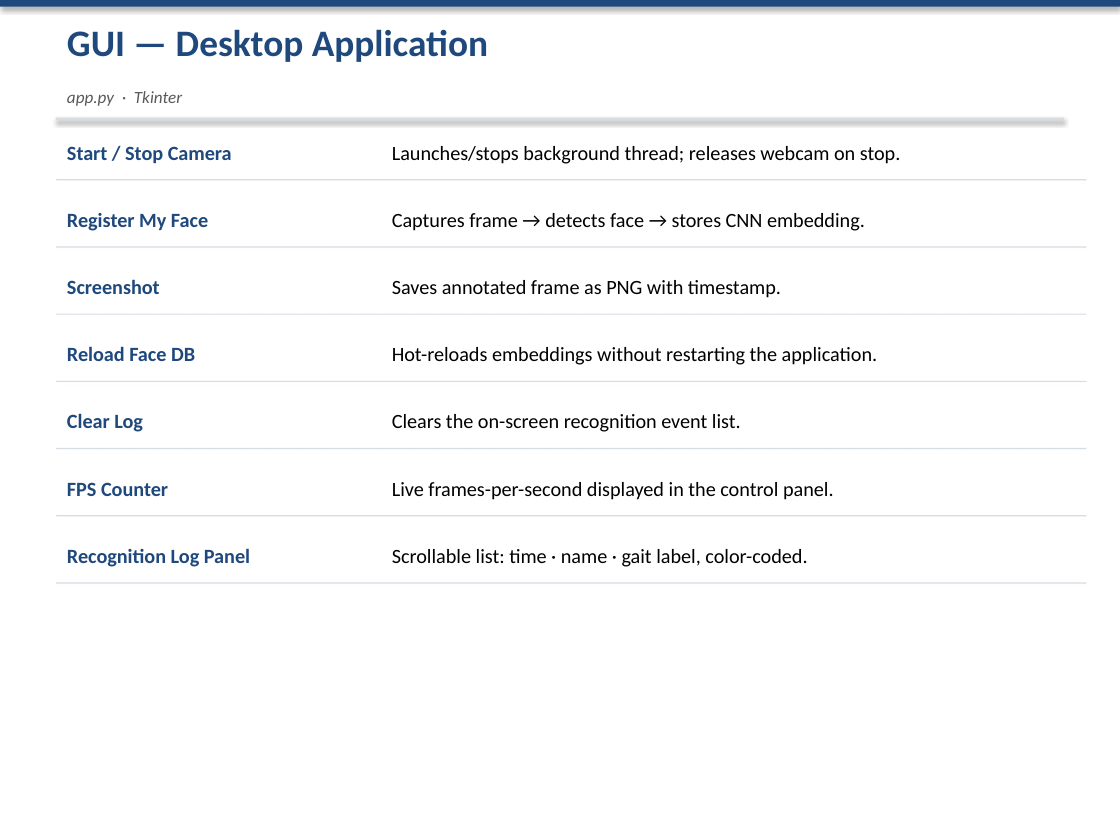
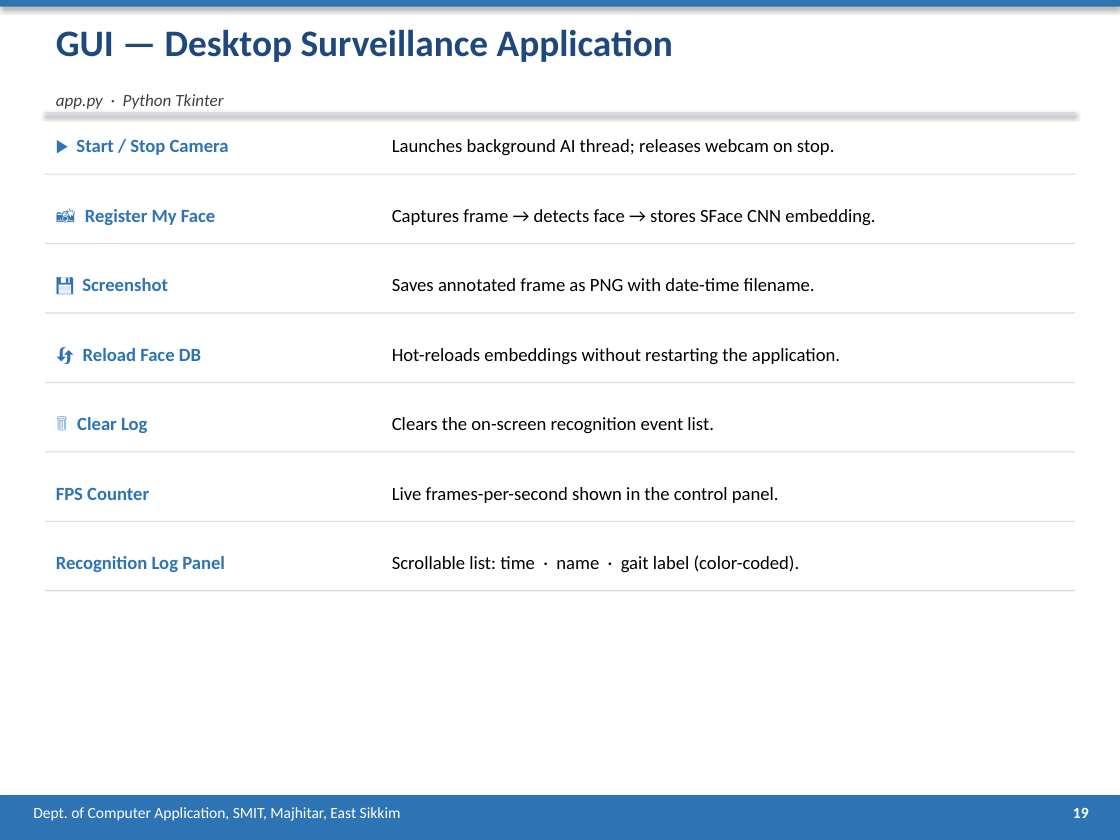
Before and after one commit to prageshdir/FACEE, a slide deck: slide 19 of FACEE_Presentation.pptx (slide 10 before the commit). Drawn at 1120x840 pixels with LibreOffice and Linux fonts; fonts in the diff are those of the drawing. Boxes give left, top, right and bottom in pixels: in the first picture for what was removed or moved away, otherwise in the second. Text is boxed around its words. In the diff, an @@ line names an element or a change of style, - is before the commit and + after.

```diff
--- a/FACEE_Presentation.pptx
+++ b/FACEE_Presentation.pptx
@@ rectangle at (x1=0, y1=0, x2=1120, y2=7): fill #1F497D to #2E74B5 @@
@@ text at (x1=56, y1=29, x2=673, y2=62): text changed @@
-GUI — Desktop Application
+GUI — Desktop Surveillance Application
@@ rectangle resized from (x1=56, y1=118, x2=1064, y2=120) to (x1=45, y1=112, x2=1075, y2=114) @@
@@ text at (x1=56, y1=94, x2=223, y2=109): text changed; text colour #595959 to #404040 @@
-app.py · Tkinter
+app.py · Python Tkinter
@@ text at (x1=76, y1=140, x2=229, y2=155): text changed; size 13 to 12 pt; text colour #1F497D to #2E74B5 @@
-Start / Stop Camera
+▶ Start / Stop Camera
@@ text at (x1=392, y1=139, x2=834, y2=156): text changed; size 13 to 12 pt @@
-Launches/stops background thread; releases webcam on stop.
+Launches background AI thread; releases webcam on stop.
@@ rectangle moved from (x1=56, y1=179, x2=1086, y2=180) to (x1=45, y1=174, x2=1075, y2=175) @@
@@ text at (x1=85, y1=209, x2=215, y2=225): text changed; size 13 to 12 pt; text colour #1F497D to #2E74B5 @@
-Register My Face
+📸 Register My Face
@@ text at (x1=392, y1=209, x2=875, y2=226): text changed; size 13 to 12 pt @@
-Captures frame → detects face → stores CNN embedding.
+Captures frame → detects face → stores SFace CNN embedding.
@@ rectangle moved from (x1=56, y1=246, x2=1086, y2=248) to (x1=45, y1=243, x2=1075, y2=244) @@
@@ text at (x1=82, y1=278, x2=168, y2=291): text changed; size 13 to 12 pt; text colour #1F497D to #2E74B5 @@
-Screenshot
+💾 Screenshot
@@ text at (x1=392, y1=278, x2=815, y2=291): text changed; size 13 to 12 pt @@
-Saves annotated frame as PNG with timestamp.
+Saves annotated frame as PNG with date-time filename.
@@ rectangle moved from (x1=56, y1=314, x2=1086, y2=315) to (x1=45, y1=312, x2=1075, y2=314) @@
@@ text at (x1=83, y1=348, x2=201, y2=361): text changed; size 13 to 12 pt; text colour #1F497D to #2E74B5 @@
-Reload Face DB
+🔄 Reload Face DB
@@ text "Hot-reloads embeddings without restarting the ..." at (x1=392, y1=348, x2=840, y2=365): size 13 to 12 pt @@
@@ rectangle moved from (x1=56, y1=381, x2=1086, y2=382) to (x1=45, y1=382, x2=1075, y2=383) @@
@@ text at (x1=77, y1=417, x2=147, y2=433): text changed; size 13 to 12 pt; text colour #1F497D to #2E74B5 @@
-Clear Log
+🗑 Clear Log
@@ text "Clears the on-screen recognition event ..." at (x1=392, y1=417, x2=714, y2=434): size 13 to 12 pt @@
@@ text "FPS Counter" moved from (x1=67, y1=482, x2=168, y2=496) to (x1=56, y1=487, x2=149, y2=500) @@
@@ text "FPS Counter" at (x1=56, y1=487, x2=149, y2=500): size 13 to 12 pt, text colour #1F497D to #2E74B5 @@
@@ rectangle moved from (x1=56, y1=448, x2=1086, y2=449) to (x1=45, y1=451, x2=1075, y2=452) @@
@@ text at (x1=392, y1=487, x2=779, y2=503): text changed; size 13 to 12 pt @@
-Live frames-per-second displayed in the control panel.
+Live frames-per-second shown in the control panel.
@@ rectangle moved from (x1=56, y1=515, x2=1086, y2=516) to (x1=45, y1=521, x2=1075, y2=522) @@
@@ text "Recognition Log Panel" at (x1=56, y1=556, x2=225, y2=572): size 13 to 12 pt, text colour #1F497D to #2E74B5 @@
@@ text "Recognition Log Panel" moved from (x1=67, y1=548, x2=250, y2=567) to (x1=56, y1=556, x2=225, y2=572) @@
@@ text at (x1=392, y1=555, x2=800, y2=572): text changed; size 13 to 12 pt @@
-Scrollable list: time · name · gait label, color-coded.
+Scrollable list: time · name · gait label (color-coded).
@@ rectangle moved from (x1=56, y1=582, x2=1086, y2=584) to (x1=45, y1=590, x2=1075, y2=591) @@
@@ rectangle added at (x1=0, y1=795, x2=1120, y2=840), fill #2E74B5 @@
@@ text added at (x1=33, y1=807, x2=401, y2=821), 10 pt, text #FFFFFF @@
+Dept. of Computer Application, SMIT, Majhitar, East Sikkim
@@ text added at (x1=1073, y1=808, x2=1089, y2=818), 10 pt, text #FFFFFF, bold @@
+19
```
Also in this commit, not shown: 4 other slides changed, 19 slides added, 10 slides removed, 1 other file.
